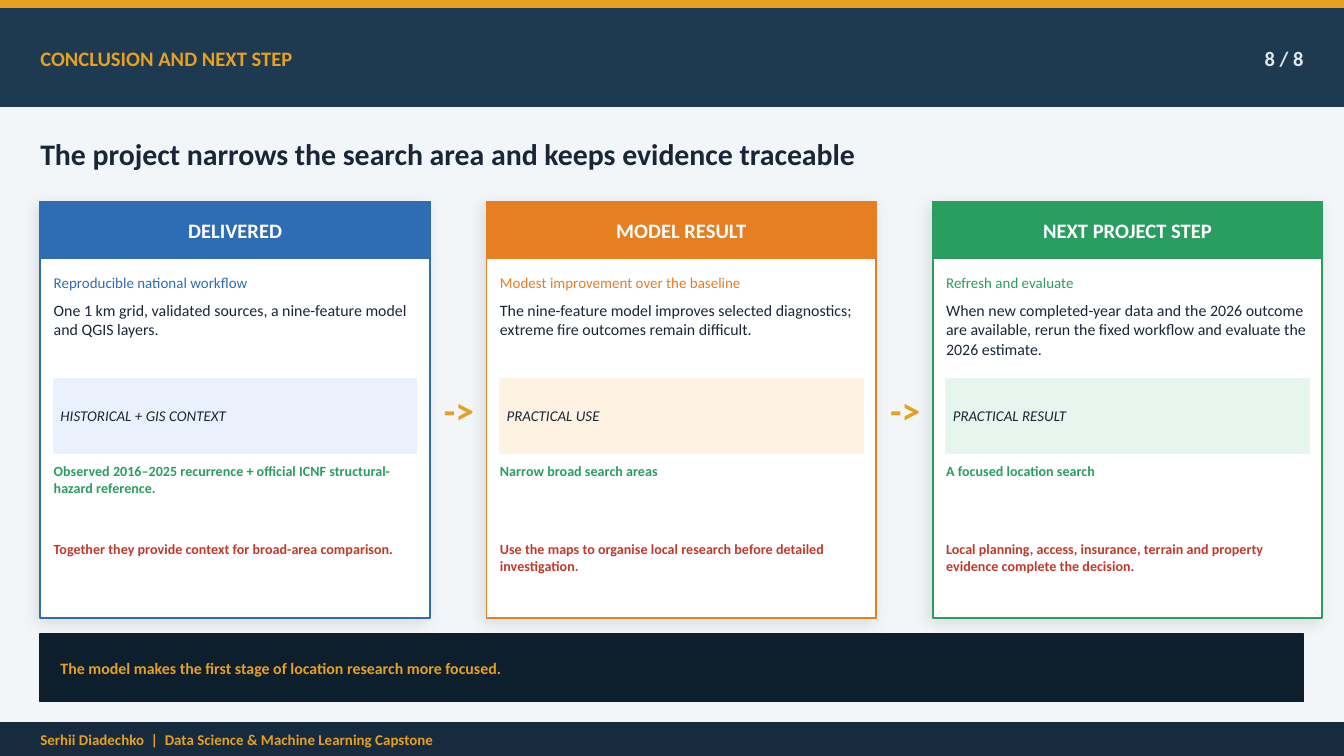
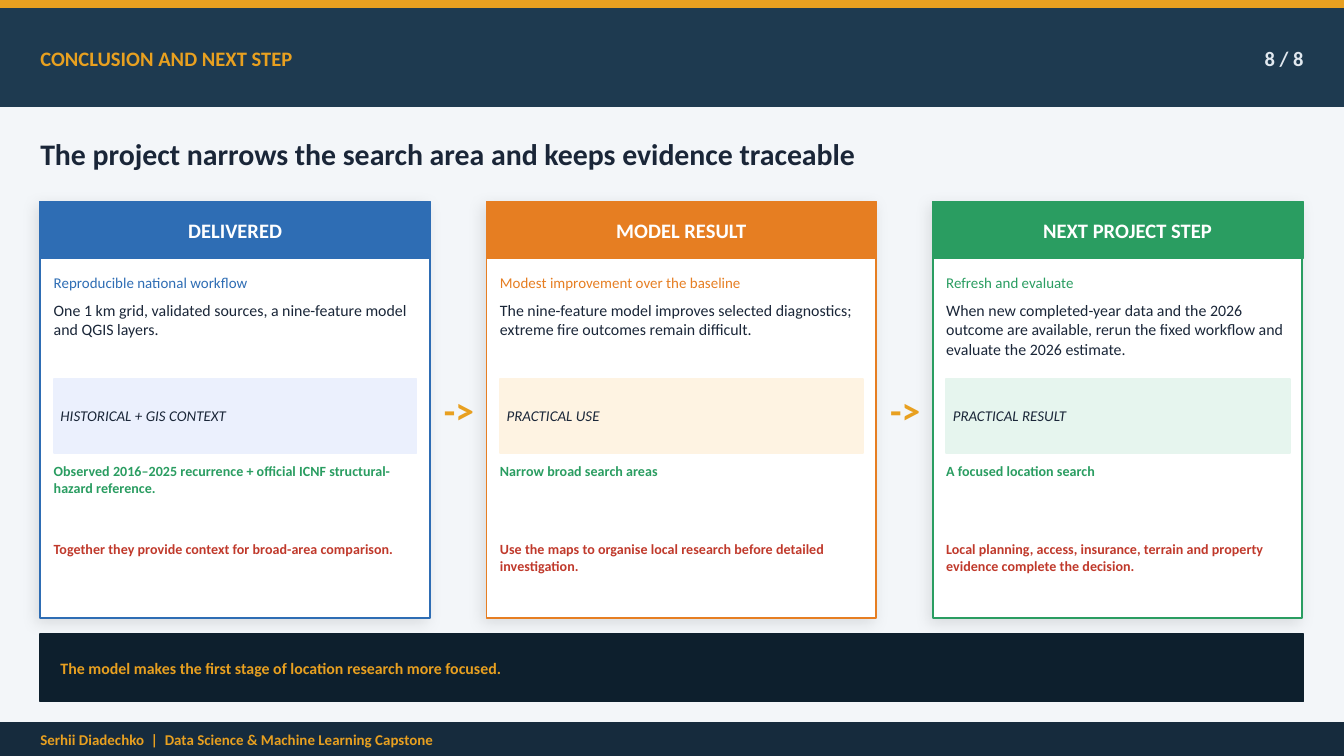
Before and after one commit to serhii-diadechko-git/wildfire_property_screening_portugal, a slide deck: slide 8 of reports/presentation/wildfire_exposure_screening_capstone_final.pptx. Drawn at 1344x756 pixels with LibreOffice and Linux fonts; fonts in the diff are those of the drawing. Boxes give left, top, right and bottom in pixels: in the first picture for what was removed or moved away, otherwise in the second. Text is boxed around its words. In the diff, an @@ line names an element or a change of style, - is before the commit and + after.

```diff
--- a/reports/presentation/wildfire_exposure_screening_capstone_final.pptx
+++ b/reports/presentation/wildfire_exposure_screening_capstone_final.pptx
@@ rectangle: place and size @@
-rectangle at bbox=[933, 202, 1322, 618]
+rectangle at bbox=[933, 202, 1302, 618]
@@ rectangle: place and size @@
-rectangle at bbox=[933, 202, 1322, 258]
+rectangle at bbox=[933, 202, 1304, 258]
@@ text "When new completed-year data and ..." rewrapped from bbox=[946, 305, 1306, 355] to bbox=[946, 305, 1283, 355] @@
@@ rectangle: place and size @@
-rectangle at bbox=[946, 379, 1309, 453]
+rectangle at bbox=[946, 379, 1290, 453]
```
Also in this commit, not shown: 2 other slides changed.
